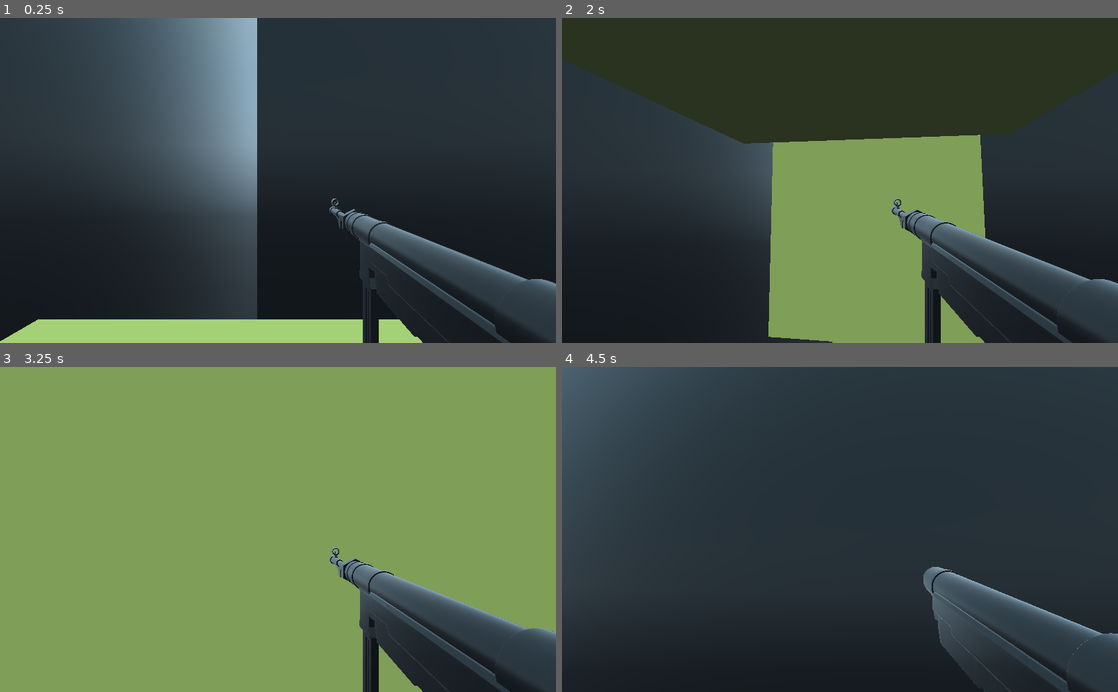
Above: before the commit, frames 1-4 (two rows, left to right).
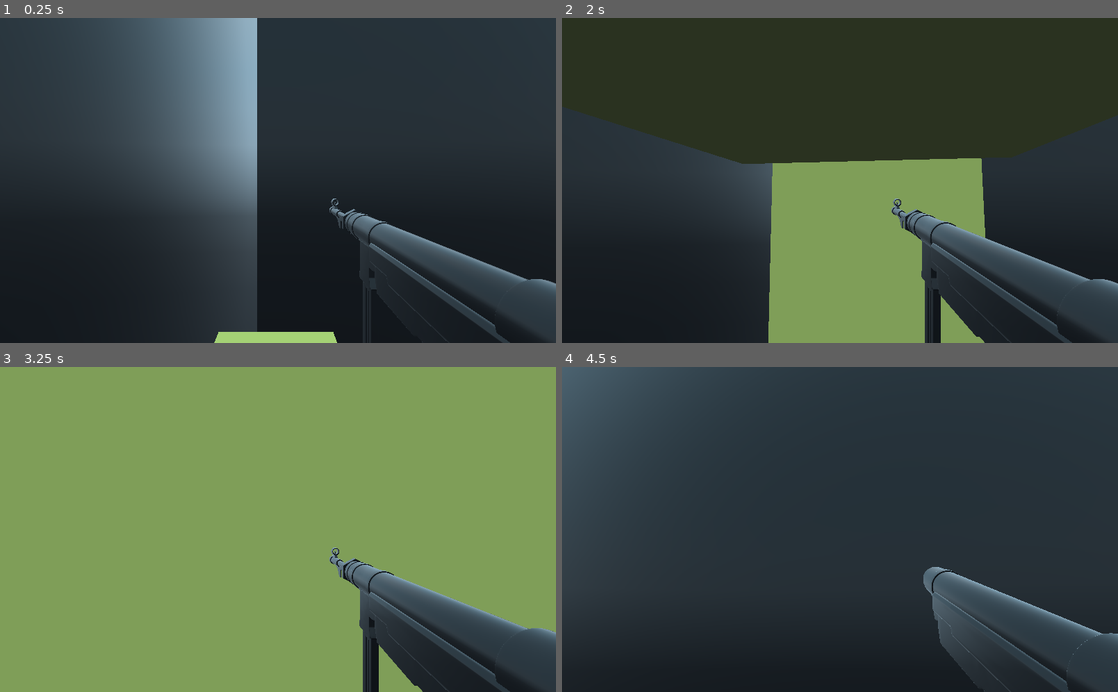
Above: after the commit, the same moments.

Repository: mogilyoy/wb_ozn_fight
Game: Godot game, scene res://Scens/Азон_ебёт.tscn
Same seed, same stepped clock (60 frames per second), same inputs: the game is played once before the commit and once after it. This scene is started directly instead of the project's main scene.
Inputs (mouse positions are in pixels of both pictures, inside the frame that each line leads up to):
- Up to frame 1 (0.25 s): no input
- Up to frame 2 (2 s): tap Enter at 0.5 s; move the mouse to (867, 180) at 0.52 s; hold Right mouse button (aim) 0.53-1.28 s; hold W (move_forward) from 0.53 s (still down); tap Space (jump) at 0.77, 1.52 s; move the mouse to (812, 180) at 1.27 s; click (812, 180) at 1.35 s
- Up to frame 3 (3.25 s): keep holding W (move_forward); move the mouse to (289, 523) at 2.02 s; hold Right mouse button (aim) 2.03-2.78 s; move the mouse to (272, 536) at 2.77 s; click (272, 536) at 2.85 s; tap Space (jump) at 3.02 s
- Up to frame 4 (4.5 s): keep holding W (move_forward); move the mouse to (878, 532) at 3.52 s; hold Right mouse button (aim) 3.53-4.28 s; tap Space (jump) at 3.77, 4.25 s; tap R (reload) at 4.15 s; move the mouse to (795, 526) at 4.27 s; click (795, 526) at 4.35 s

The runs differ from the first frame. In frame 1, 4.2% of the frame differs, in the area x 0-76%, y 92-100%; in frame 2, 7.5%, in the area x 0-100%, y 12-100%; in frame 3, less than 0.1%; in frame 4, less than 0.1%.

Commit message:
Девачки спавнятся с неба на азон ебет

Diff:
--- a/MobSpawner.gd
+++ b/MobSpawner.gd
@@ -5,7 +5,7 @@
 
 func spawn():
 		var mob = bot.instance()
-		get_tree().get_root().add_child(mob)
+		self.add_child(mob)
 
 func _on_Timer_timeout():
 	spawn()
--- a/Scens/BadGuy.tscn
+++ b/Scens/BadGuy.tscn
@@ -1,30 +1,17 @@
-[gd_scene load_steps=6 format=2]
+[gd_scene load_steps=4 format=2]
 
 [ext_resource path="res://Scripts/BadGuy.gd" type="Script" id=1]
-
-[sub_resource type="CapsuleMesh" id=1]
-radius = 0.7
-mid_height = 1.5
-
-[sub_resource type="Skin" id=2]
-
-[sub_resource type="SpatialMaterial" id=4]
-albedo_color = Color( 1, 0, 0.866667, 1 )
-metallic = 0.13
-roughness = 0.0
+[ext_resource path="res://Scens/GGirl.tscn" type="PackedScene" id=2]
 
 [sub_resource type="CapsuleShape" id=3]
 height = 1.7211
 
 [node name="BadGuy" type="KinematicBody" groups=["Enemy"]]
+transform = Transform( 1, 0, 0, 0, 1, 0, 0, 0, 1, 0, 0.352001, 0 )
 script = ExtResource( 1 )
 
-[node name="MeshInstance" type="MeshInstance" parent="."]
-transform = Transform( 0.797901, 0, 0, 0, -3.48773e-08, 0.797901, 0, -0.797901, -3.48773e-08, 0, 1.1707, 0 )
-mesh = SubResource( 1 )
-skin = SubResource( 2 )
-material/0 = SubResource( 4 )
+[node name="GGirl" parent="." instance=ExtResource( 2 )]
 
 [node name="CollisionShape" type="CollisionShape" parent="."]
-transform = Transform( 0.569617, 0, 0, 0, -2.68728e-08, 0.614777, 0, -0.572618, -2.50299e-08, 0, 1.14011, 0 )
+transform = Transform( 0.718134, 0, 0, 0, -5.12255e-08, 1.1719, 0, -0.467907, -2.04528e-08, 0, 1.87777, -0.0537901 )
 shape = SubResource( 3 )
--- /dev/null
+++ b/Scens/GGirl.tscn
@@ -0,0 +1,83 @@
+[gd_scene load_steps=2 format=2]
+
+[ext_resource path="res://3d/3dхуйня/GGirl.glb" type="PackedScene" id=1]
+
+[node name="GGirl" instance=ExtResource( 1 )]
+
+[node name="BoneAttachment" parent="Armature/Skeleton" index="0"]
+transform = Transform( 0.997336, 0.0716084, -0.0139097, -0.0711933, 0.913944, -0.399547, -0.0158982, 0.399472, 0.916607, 0.042082, 1.32452, -0.211641 )
+
+[node name="BoneAttachment2" parent="Armature/Skeleton" index="1"]
+transform = Transform( 0.997336, 0.0683507, 0.0254837, -0.0711933, 0.988171, 0.135829, -0.0158982, -0.137282, 0.990404, 0.0248234, 1.07501, -0.176977 )
+
+[node name="BoneAttachment3" parent="Armature/Skeleton" index="2"]
+transform = Transform( -0.993234, 0.096696, 0.0643026, 0.0586857, -0.0598544, 0.99648, 0.100204, 0.993511, 0.0537745, 0.53584, 0.193703, 0.42007 )
+
+[node name="BoneAttachment4" parent="Armature/Skeleton" index="3"]
+transform = Transform( -0.961717, 0.265827, 0.0666044, -0.0989178, -0.563387, 0.82025, 0.255568, 0.78226, 0.568113, 0.375816, 0.532854, -0.0508395 )
+
+[node name="BoneAttachment5" parent="Armature/Skeleton" index="4"]
+transform = Transform( -0.961717, 0.265827, 0.0666044, -0.0989178, -0.563387, 0.82025, 0.255568, 0.78226, 0.568113, 0.375816, 0.532854, -0.0508395 )
+
+[node name="BoneAttachment6" parent="Armature/Skeleton" index="5"]
+transform = Transform( -0.971539, 0.19777, 0.13038, -0.126797, -0.899098, 0.41898, 0.200086, 0.390524, 0.898585, 0.267515, 1.02521, -0.264697 )
+
+[node name="BoneAttachment7" parent="Armature/Skeleton" index="6"]
+transform = Transform( -0.971539, 0.19777, 0.13038, -0.126797, -0.899098, 0.41898, 0.200086, 0.390524, 0.898585, 0.267515, 1.02521, -0.264697 )
+
+[node name="BoneAttachment8" parent="Armature/Skeleton" index="7"]
+transform = Transform( -0.971539, 0.19777, 0.13038, -0.126797, -0.899098, 0.41898, 0.200086, 0.390524, 0.898585, 0.267515, 1.02521, -0.264697 )
+
+[node name="BoneAttachment9" parent="Armature/Skeleton" index="8"]
+transform = Transform( -0.986976, -0.15802, 0.0301472, 0.158962, -0.929207, 0.333624, -0.0247061, 0.334071, 0.942223, -0.60572, 0.0597906, -0.365669 )
+
+[node name="BoneAttachment10" parent="Armature/Skeleton" index="9"]
+transform = Transform( -0.930505, -0.364436, 0.0366971, 0.362447, -0.901686, 0.235782, -0.0528378, 0.232697, 0.971112, -0.386335, 0.602593, -0.505749 )
+
+[node name="BoneAttachment11" parent="Armature/Skeleton" index="10"]
+transform = Transform( -0.930505, -0.364436, 0.0366971, 0.362447, -0.901686, 0.235782, -0.0528378, 0.232697, 0.971112, -0.386335, 0.602593, -0.505749 )
+
+[node name="BoneAttachment12" parent="Armature/Skeleton" index="11"]
+transform = Transform( -0.948903, -0.31114, 0.0526867, 0.246376, -0.834769, -0.492401, 0.197187, -0.45426, 0.868771, -0.21595, 1.05973, -0.25699 )
+
+[node name="BoneAttachment13" parent="Armature/Skeleton" index="12"]
+transform = Transform( -0.948903, -0.31114, 0.0526867, 0.246376, -0.834769, -0.492401, 0.197187, -0.45426, 0.868771, -0.21595, 1.05973, -0.25699 )
+
+[node name="BoneAttachment14" parent="Armature/Skeleton" index="13"]
+transform = Transform( -0.948903, -0.31114, 0.0526867, 0.246376, -0.834769, -0.492401, 0.197187, -0.45426, 0.868771, -0.21595, 1.05973, -0.25699 )
+
+[node name="BoneAttachment15" parent="Armature/Skeleton" index="14"]
+transform = Transform( 0.997336, 0.061272, 0.039585, -0.0711932, 0.935847, 0.34514, -0.015898, -0.347039, 0.937716, -0.0140418, 0.481393, 0.0431522 )
+
+[node name="BoneAttachment16" parent="Armature/Skeleton" index="15"]
+transform = Transform( 0.99913, -0.0416833, 0.00144827, 0.0393101, 0.929502, -0.366717, 0.0139398, 0.366455, 0.930331, 1.06252e-08, 0.168273, -0.0802947 )
+
+[node name="BoneAttachment17" parent="Armature/Skeleton" index="16"]
+transform = Transform( -0.98191, 0.14507, -0.12169, -0.187556, -0.833438, 0.519811, -0.0260116, 0.533233, 0.845571, 0.416389, -1.11963, -1.34793 )
+
+[node name="BoneAttachment18" parent="Armature/Skeleton" index="17"]
+transform = Transform( -0.997676, 0.0675936, 0.00874589, -0.0341326, -0.384426, -0.922525, -0.0589947, -0.92068, 0.385841, 0.349516, -0.739296, -0.437058 )
+
+[node name="BoneAttachment19" parent="Armature/Skeleton" index="18"]
+transform = Transform( -0.997676, 0.0675936, 0.00874589, -0.0341326, -0.384426, -0.922525, -0.0589947, -0.92068, 0.385841, 0.349516, -0.739296, -0.437058 )
+
+[node name="BoneAttachment20" parent="Armature/Skeleton" index="19"]
+transform = Transform( -0.992544, 0.121842, 0.00369343, -0.110349, -0.885212, -0.45191, -0.0517925, -0.448948, 0.892058, 0.252349, -0.0333598, -0.0790325 )
+
+[node name="BoneAttachment21" parent="Armature/Skeleton" index="20"]
+transform = Transform( -0.992544, 0.121842, 0.00369343, -0.110349, -0.885212, -0.45191, -0.0517925, -0.448948, 0.892058, 0.252349, -0.0333598, -0.0790325 )
+
+[node name="BoneAttachment22" parent="Armature/Skeleton" index="21"]
+transform = Transform( -0.98191, -0.145071, -0.12169, -0.0563101, -0.389869, 0.919146, -0.180785, 0.909373, 0.37465, -0.41954, -1.70035, 0.306647 )
+
+[node name="BoneAttachment23" parent="Armature/Skeleton" index="22"]
+transform = Transform( -0.997675, -0.0675943, 0.00874883, 0.0674078, -0.997522, -0.0201218, 0.0100873, -0.0194865, 0.999762, -0.352666, -0.71346, 0.325926 )
+
+[node name="BoneAttachment24" parent="Armature/Skeleton" index="23"]
+transform = Transform( -0.997675, -0.0675943, 0.00874883, 0.0674078, -0.997522, -0.0201218, 0.0100873, -0.0194865, 0.999762, -0.352666, -0.71346, 0.325926 )
+
+[node name="BoneAttachment25" parent="Armature/Skeleton" index="24"]
+transform = Transform( -0.992543, -0.121843, 0.0036959, 0.106594, -0.852815, 0.511218, -0.0591366, 0.5078, 0.859446, -0.255499, -0.0333598, -0.0790325 )
+
+[node name="BoneAttachment26" parent="Armature/Skeleton" index="25"]
+transform = Transform( -0.992543, -0.121843, 0.0036959, 0.106594, -0.852815, 0.511218, -0.0591366, 0.5078, 0.859446, -0.255499, -0.0333598, -0.0790325 )
--- a/Scens/MobSpawner.tscn
+++ b/Scens/MobSpawner.tscn
@@ -6,7 +6,7 @@
 script = ExtResource( 1 )
 
 [node name="Timer" type="Timer" parent="."]
-wait_time = 10.0
+wait_time = 3.0
 autostart = true
 
 [connection signal="timeout" from="Timer" to="." method="_on_Timer_timeout"]
--- a/Scens/Player1_test.tscn
+++ b/Scens/Player1_test.tscn
@@ -8,8 +8,6 @@
 radius = 0.5
 height = 1.5
 
-[sub_resource type="CapsuleMesh" id=2]
-
 [node name="KinematicBody" type="KinematicBody"]
 script = ExtResource( 1 )
 
@@ -18,7 +16,7 @@
 shape = SubResource( 1 )
 
 [node name="Camera" type="Camera" parent="."]
-transform = Transform( 1, 0, 0, 0, 1, 0, 0, 0, 1, 0, 1.8, 0 )
+transform = Transform( 1, 0, 0, 0, 1, 0, 0, 0, 1, 0, 2.30123, 0 )
 current = true
 fov = 60.0
 script = ExtResource( 3 )
@@ -33,8 +31,3 @@
 cast_to = Vector3( 0, 0, -1000 )
 
 [node name="Position3D" type="Position3D" parent="."]
-
-[node name="MeshInstance" type="MeshInstance" parent="."]
-transform = Transform( -0.489263, 0, 0, 0, -3.27082e-08, 0.748276, 0, -0.498583, -2.17938e-08, 0, 1.14519, 0 )
-mesh = SubResource( 2 )
-material/0 = null
--- a/Scens/Азон_ебёт.tscn
+++ b/Scens/Азон_ебёт.tscn
@@ -147,7 +147,7 @@
 skeleton = NodePath("../..")
 
 [node name="MobSpawner" parent="." instance=ExtResource( 5 )]
-transform = Transform( 1, 0, 0, 0, 1, 0, 0, 0, 1, 9.0644, -11.8499, -55.1514 )
+transform = Transform( 1, 0, 0, 0, 1, 0, 0, 0, 1, -12.1875, 41.6592, -18.0758 )
 
 [node name="KinematicBody" parent="." instance=ExtResource( 2 )]
 transform = Transform( 1, 0, 0, 0, 1, 0, 0, 0, 1, -38.4326, 44.8058, 8.18879 )
--- a/Scripts/BadGuy.gd
+++ b/Scripts/BadGuy.gd
@@ -1,4 +1,7 @@
 extends KinematicBody
+
+onready var girl = $GGirl
+onready var girl_anim = $GGirl/AnimationPlayer
 
 var vel: Vector3 = Vector3()  # вектор скорости челикса
 var gravity: float = 20.0
@@ -15,7 +18,8 @@
 		queue_free()
 
 func _physics_process(delta):
+	girl_anim.play('ArmatureAction')
 	vel.y -= gravity * delta
-	vel.x = rand_range(-10,10)
 	vel.z = rand_range(-10,10)
 	vel = move_and_slide(vel, Vector3.UP)
+	self.rotate_y(deg2rad(rand_range(0.01, 0.1)))
--- a/Scripts/Player1_test.gd
+++ b/Scripts/Player1_test.gd
@@ -25,6 +25,7 @@
 onready var gun = $Camera/mp40
 # прицел оружия
 onready var raycast = $Camera/RayCast
+
 
 var fv = {'Default': 60, 'ADS': 22}
 const ADS_LERP = 20
Not shown, added: 3d/3dхуйня/GGirl.glb.import
Not shown: 1 places in Scens/Player1_test.tscn that only renumber resources
